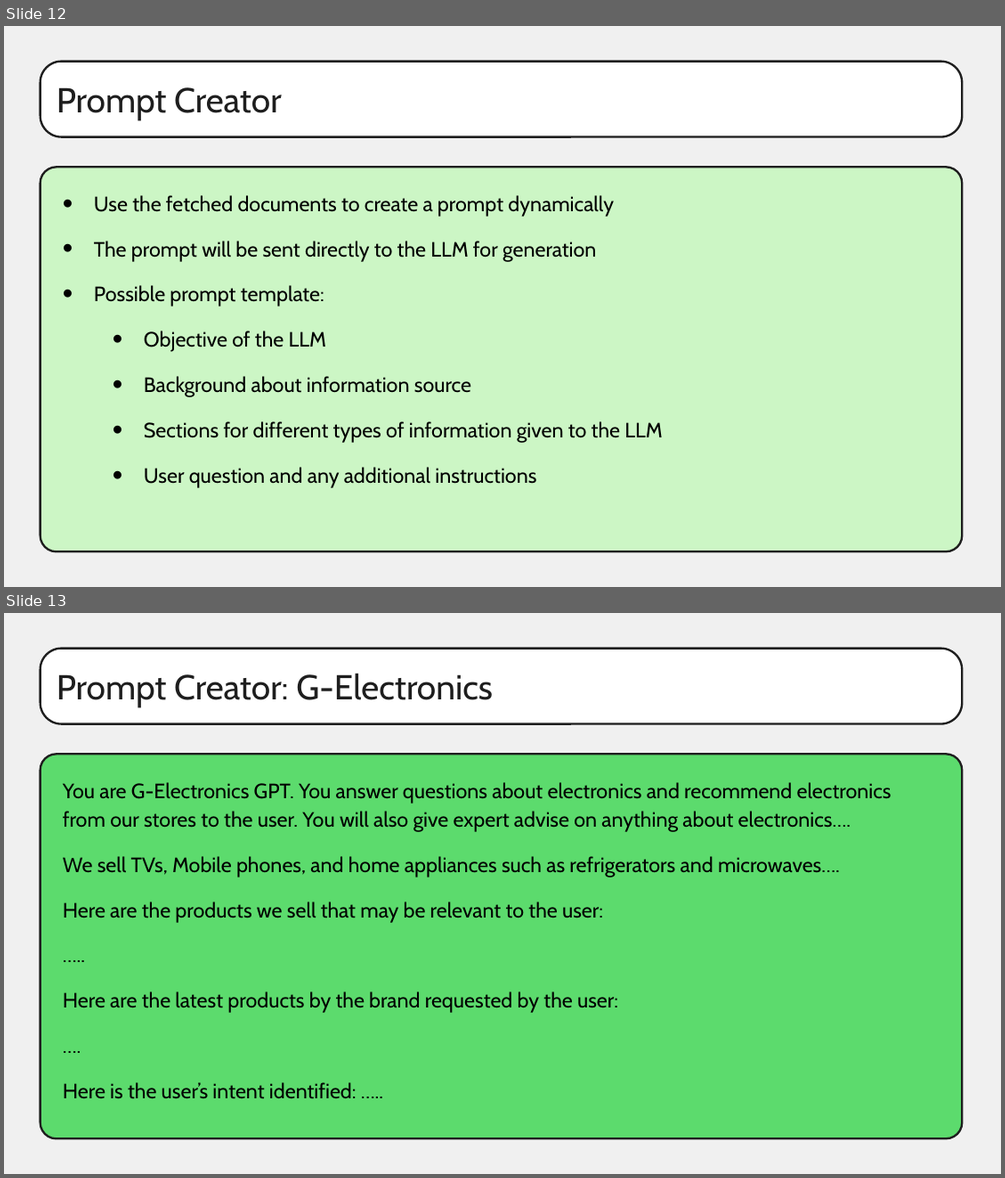
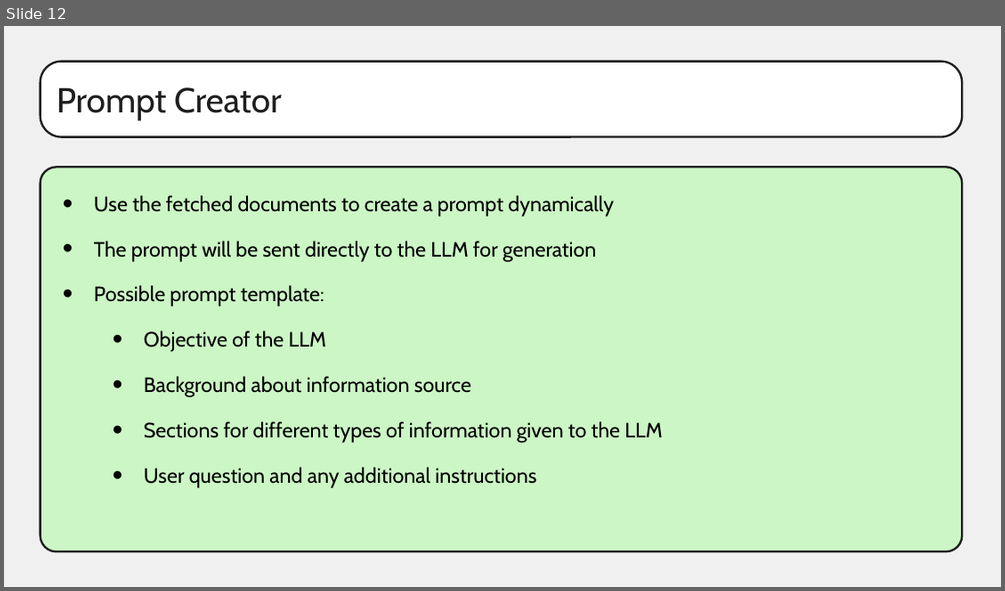
Before and after one commit to ro1406/rag-with-gemini, a slide deck: Intro To RAG.pptx. Shown one above the other, each under a label of ours: slides 12 and 13 before the commit, slide 12 after it. The pictures are 1005x1178 and 1005x591 pixels, drawn with LibreOffice and Linux fonts; fonts in the diff are those of the drawing. Boxes give left, top, right and bottom in pixels: in the first picture for what was removed or moved away, otherwise in the second. Text is boxed around its words. In the diff, an @@ line names an element or a change of style, - is before the commit and + after.

```diff
--- a/Intro To RAG.pptx
+++ b/Intro To RAG.pptx
@@ slide 13 removed at <box>4,613,1001,1174</box>, background #F0F0F0 @@
@@ rounded rectangle removed at <box>40,648,962,723</box> @@
-Prompt Creator: G-Electronics
@@ rounded rectangle removed at <box>40,754,962,1138</box> @@
@@ text removed at <box>63,782,891,1099</box> @@
-You are G-Electronics GPT. You answer questions about electronics and recommend electronics from our stores to the user. You will also give expert advise on anything about electronics….
-We sell TVs, Mobile phones, and home appliances such as refrigerators and microwaves….
-Here are the products we sell that may be relevant to the user:
-…..
-Here are the latest products by the brand requested by the user:
-….
-Here is the user’s intent identified: …..
@@ text removed at <box>436,901,569,905</box> @@
-Prompt Creator
```
Also in this commit, not shown: 12 slides changed, 2 slides added, 1 other slide removed.
